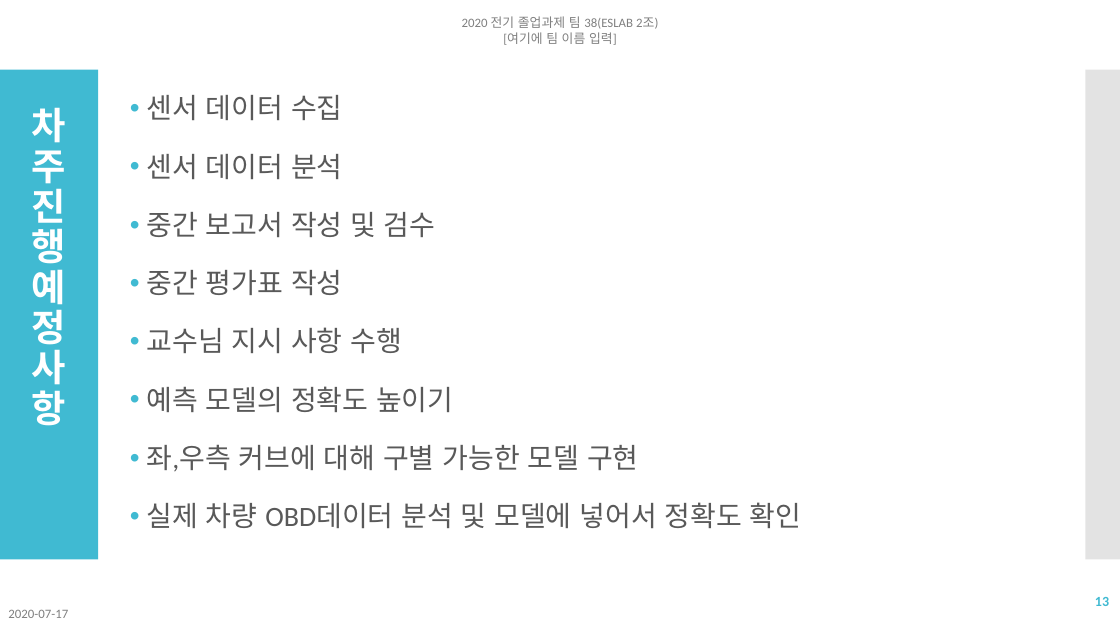
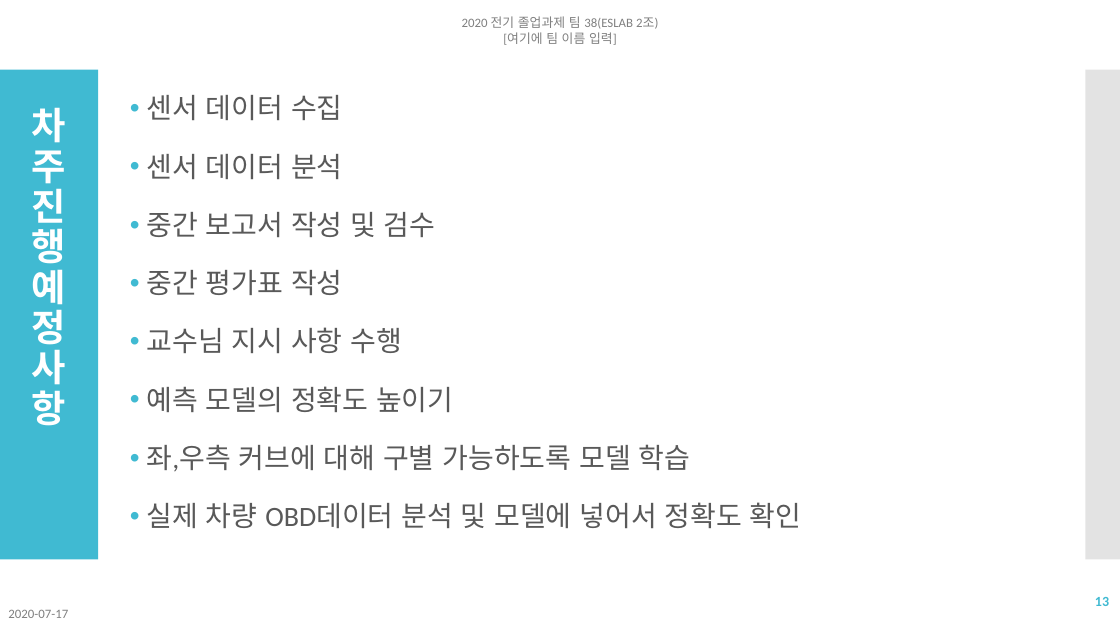
Before and after one commit to NgaAdrain/TEAM_Enter_Text_Here, a slide deck: slide 13 of Reports/졸업과제 네번째 발표 2조.pptx. Drawn at 1120x630 pixels with LibreOffice and Linux fonts; fonts in the diff are those of the drawing. Boxes give left, top, right and bottom in pixels: in the first picture for what was removed or moved away, otherwise in the second. Text is boxed around its words. In the diff, an @@ line names an element or a change of style, - is before the commit and + after.

```diff
--- a/Reports/졸업과제 네번째 발표 2조.pptx
+++ b/Reports/졸업과제 네번째 발표 2조.pptx
@@ text at [147,444,691,471]: text changed @@
-• 좌,우측 커브에 대해 구별 가능한 모델 구현
+• 좌,우측 커브에 대해 구별 가능하도록 모델 학습
```
Also in this commit, not shown: 2 other slides changed, 1 other file.
